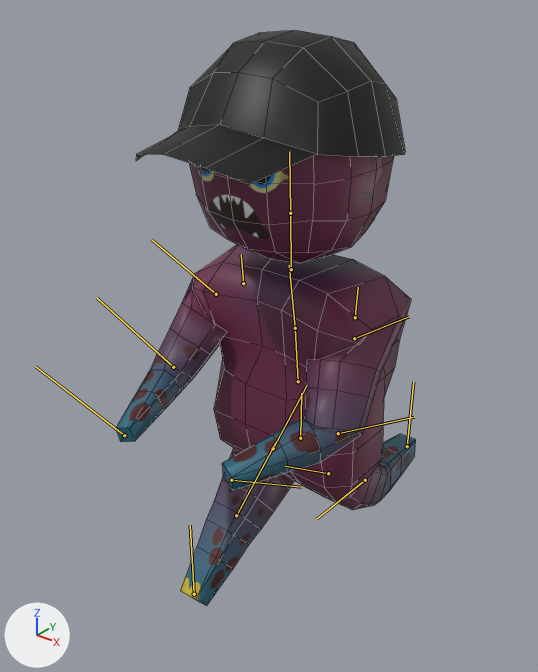
A saved change to the FBX model Assets/Models/Player@runAnimation.fbx.
Rendered twice from a 50 mm camera at (0.0865, -0.1235, 0.1485) aimed at (-0.0062, -0.0077, 0.0767). Lighting does not change. The marker at lower left points along +X, +Y and +Z. Both versions are drawn at frame 241 of the action 'Take 001'; the numbers are the values there. The bones that bend it are drawn over the model as lines. Mesh edges are drawn as thin lines.

The first picture shows 'Alien_mesh'.
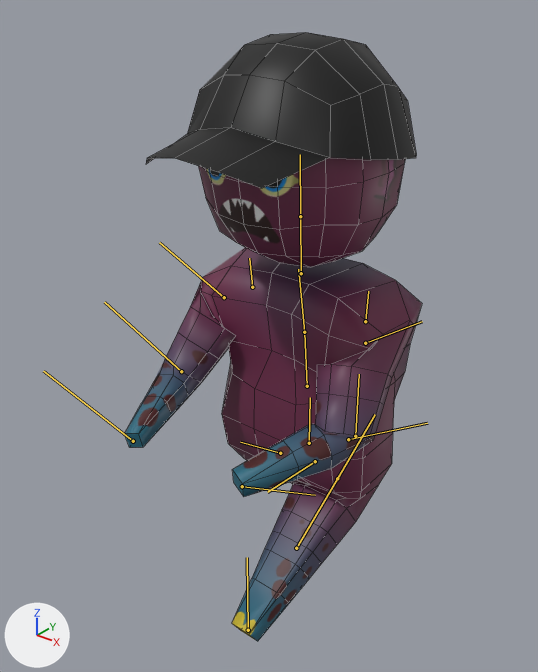
Boxes (x1, y1, x2, y2) around the edits, measured in the pictures (538 x 672 px):
```json
{"object": "Alien_mesh", "change": "posed", "before": [116, 30, 416, 606], "after": [125, 32, 422, 641]}
{"bone": "Character1_Hips", "before": "(300, 438) to (301, 393)", "after": "(309, 443) to (310, 397)"}
{"bone": "Character1_LeftUpLeg", "before": "(328, 473) to (285, 466)", "after": "(337, 478) to (375, 414)"}
{"bone": "Character1_LeftLeg", "before": "(365, 480) to (316, 519)", "after": "(296, 548) to (341, 472)"}
{"bone": "Character1_RightUpLeg", "before": "(273, 448) to (307, 385)", "after": "(280, 453) to (240, 442)"}
{"bone": "Character1_RightLeg", "before": "(236, 515) to (276, 442)", "after": "(315, 461) to (267, 492)"}
{"bone": "Character1_RightFoot", "before": "(194, 594) to (190, 525)", "after": "(355, 436) to (359, 374)"}
```

Scene script edits in JSON lines:
```json
{"block": "bone_character1_hips", "where": "bone_character1_hips = bpy.data.objects['Character1_Reference'].pose.bones['Character1_Hips']"}
{"op": "set", "path": "bone_character1_hips.location", "old": "(-0.25, 0.03, 0.0)", "new": "(0.0, 0.0, 0.0)"}
{"block": "bone_character1_leftupleg", "where": "bone_character1_leftupleg = bpy.data.objects['Character1_Reference'].pose.bones['Character1_LeftUpLeg']  # child of 'Character1_Hips'"}
{"op": "set", "path": "bone_character1_leftupleg.rotation_quaternion", "old": "(0.882, 0.47, -0.003, 0.035)", "new": "(0.877, -0.481, 0.0, 0.0)", "note": "degrees (56, -2, 3) -> degrees (-58, 0, 0)"}
{"block": "bone_character1_leftleg", "where": "bone_character1_leftleg = bpy.data.objects['Character1_Reference'].pose.bones['Character1_LeftLeg']  # child of 'Character1_LeftUpLeg'"}
{"op": "set", "path": "bone_character1_leftleg.rotation_quaternion", "old": "(0.958, 0.287, -0.006, -0.002)", "new": "(1.0, 0.0, 0.0, 0.0)", "note": "degrees (33, -1, 0) -> degrees (0, 0, 0)"}
{"block": "bone_character1_rightupleg", "where": "bone_character1_rightupleg = bpy.data.objects['Character1_Reference'].pose.bones['Character1_RightUpLeg']  # child of 'Character1_Hips'"}
{"op": "set", "path": "bone_character1_rightupleg.rotation_quaternion", "old": "(0.897, -0.441, -0.016, 0.023)", "new": "(0.892, 0.452, 0.0, 0.0)", "note": "degrees (-52, 0, 3) -> degrees (54, 0, 0)"}
{"block": "bone_character1_rightleg", "where": "bone_character1_rightleg = bpy.data.objects['Character1_Reference'].pose.bones['Character1_RightLeg']  # child of 'Character1_RightUpLeg'"}
{"op": "set", "path": "bone_character1_rightleg.rotation_quaternion", "old": "(1.0, 0.0, 0.01, 0.0)", "new": "(0.966, 0.259, 0.0, 0.0)", "note": "degrees (0, 1, 0) -> degrees (30, 0, 0)"}
{"block": "bone_character1_rightfoot", "where": "bone_character1_rightfoot = bpy.data.objects['Character1_Reference'].pose.bones['Character1_RightFoot']  # child of 'Character1_RightLeg'"}
{"op": "set", "path": "bone_character1_rightfoot.rotation_quaternion", "old": "(0.897, 0.441, 0.006, -0.018)", "new": "(0.744, -0.668, 0.0, 0.0)", "note": "degrees (52, 2, -2) -> degrees (-84, 0, 0)"}
```
